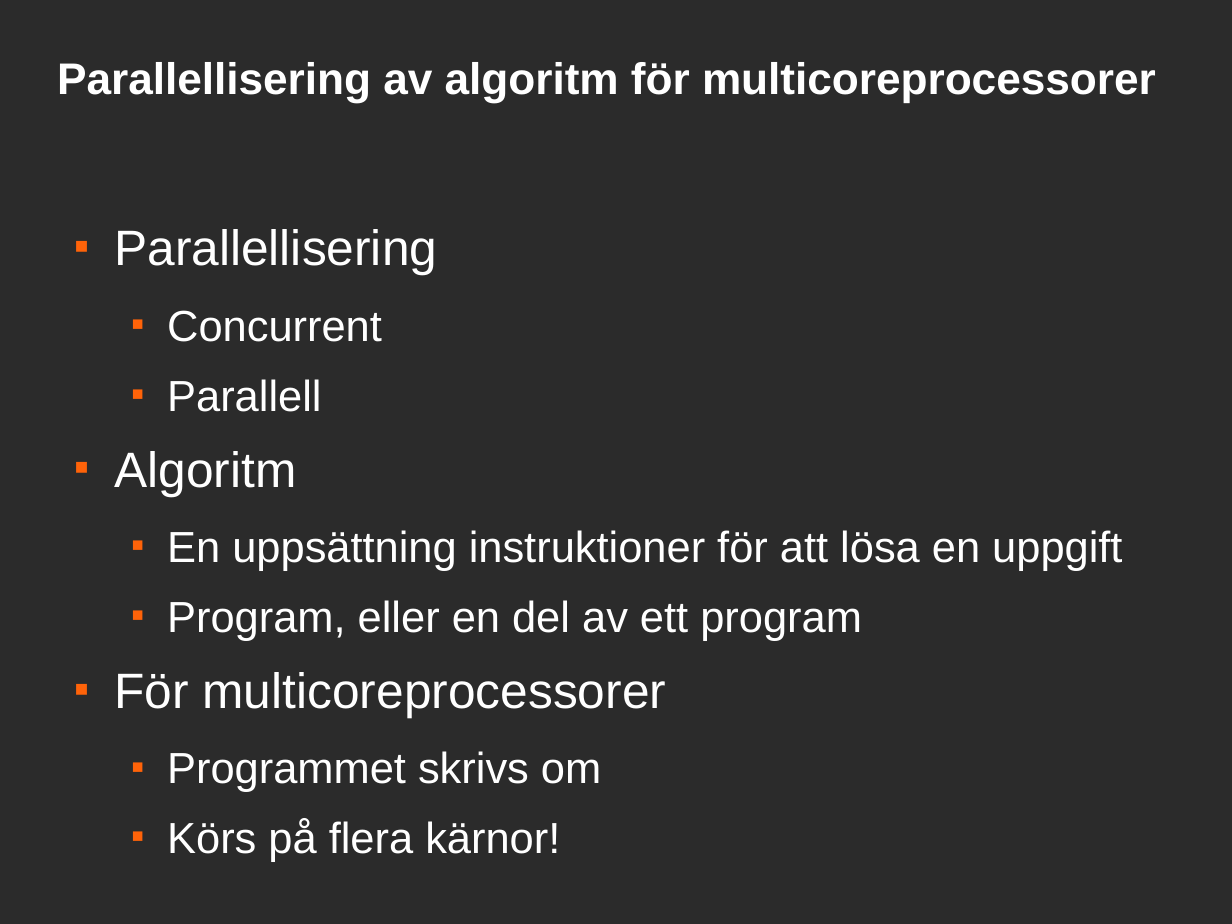
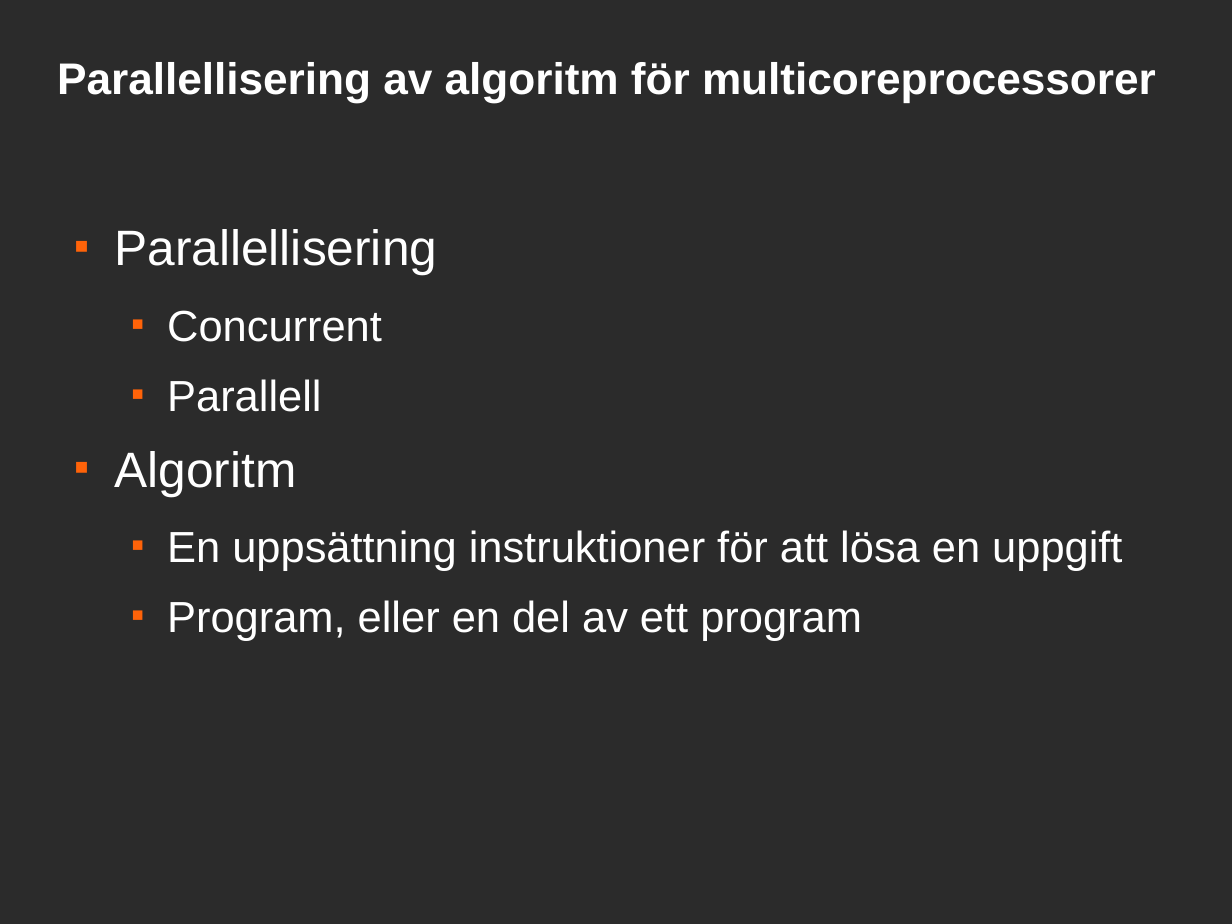
Before and after one commit to saifthe1/openfoam-openmp, a slide deck: slide 2 of presentation/pres.odp. Drawn at 1232x924 pixels with LibreOffice and Linux fonts; fonts in the diff are those of the drawing; background and template pictures are left out; a plain dark background stands for a picture behind light text. Boxes give left, top, right and bottom in pixels: in the first picture for what was removed or moved away, otherwise in the second. Text is boxed around its words. In the diff, an @@ line names an element or a change of style, - is before the commit and + after.

```diff
--- a/presentation/pres.odp
+++ b/presentation/pres.odp
@@ text at [114, 672, 667, 862]: paragraphs removed @@
-■ För multicoreprocessorer
-  ■ Programmet skrivs om
-  ■ Körs på flera kärnor!
```
Also in this commit, not shown: 3 other slides changed, 1 slide added, 2 slides removed.
